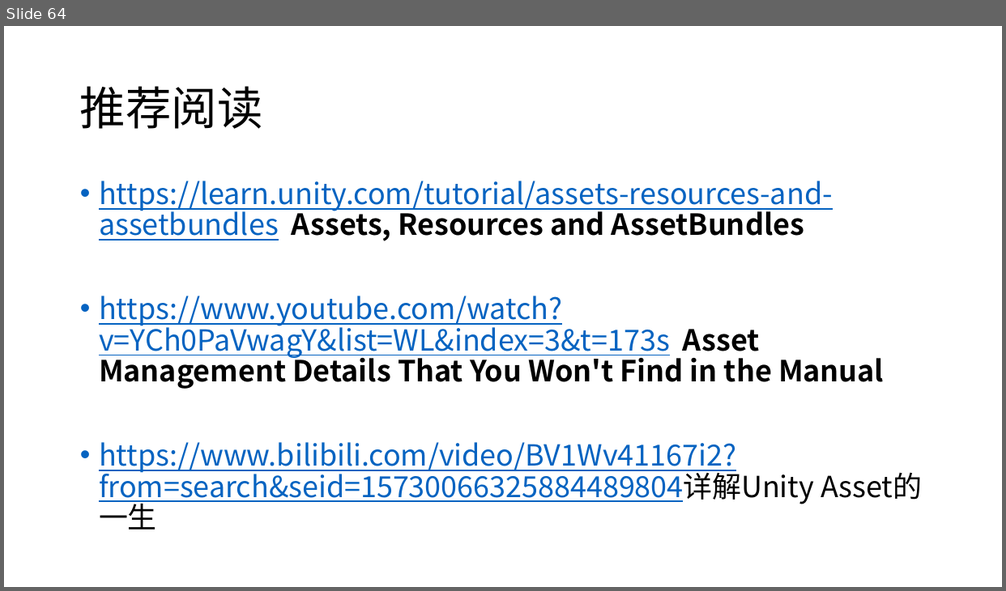
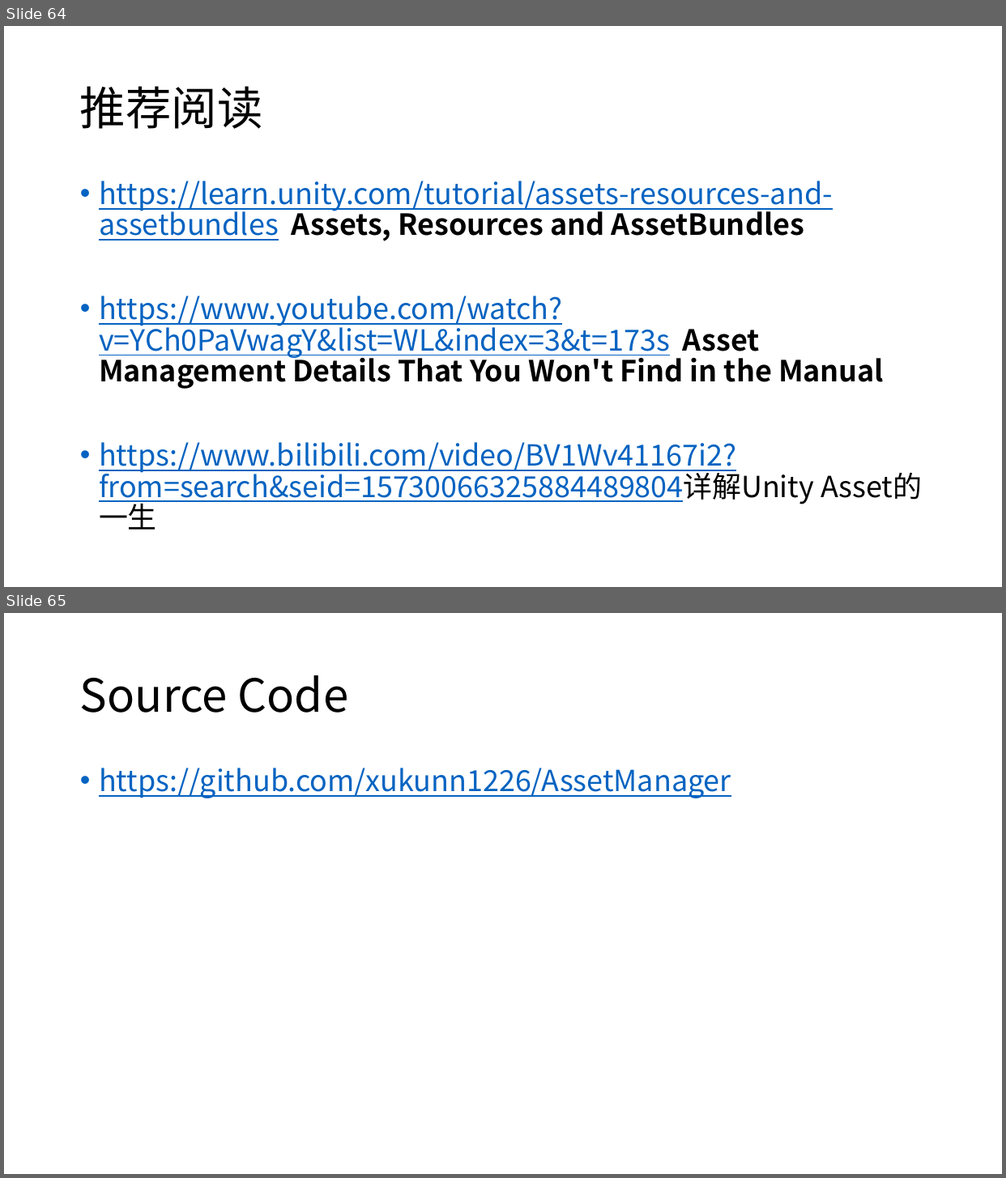
Before and after one commit to xukunn1226/__UnityFramework, a slide deck: Assets/Slice/《资源管理——从理论到实践》.pptx. Shown one above the other, each under a label of ours: slide 64 before the commit, slides 64 and 65 after it. The pictures are 1006x591 and 1006x1178 pixels, drawn with LibreOffice and Linux fonts; fonts in the diff are those of the drawing. Boxes give left, top, right and bottom in pixels: in the first picture for what was removed or moved away, otherwise in the second. Text is boxed around its words. In the diff, an @@ line names an element or a change of style, - is before the commit and + after.

```diff
--- a/Assets/Slice/《资源管理——从理论到实践》.pptx
+++ b/Assets/Slice/《资源管理——从理论到实践》.pptx
@@ slide 65 added at bbox=[4, 613, 1002, 1174], background #FFFFFF @@
@@ title added at bbox=[80, 675, 349, 713], 44 pt, text #000000 @@
+Source Code
@@ text added at bbox=[99, 768, 731, 798], 28 pt, text #0563C1, underline @@
+• https://github.com/xukunn1226/AssetManager
```
